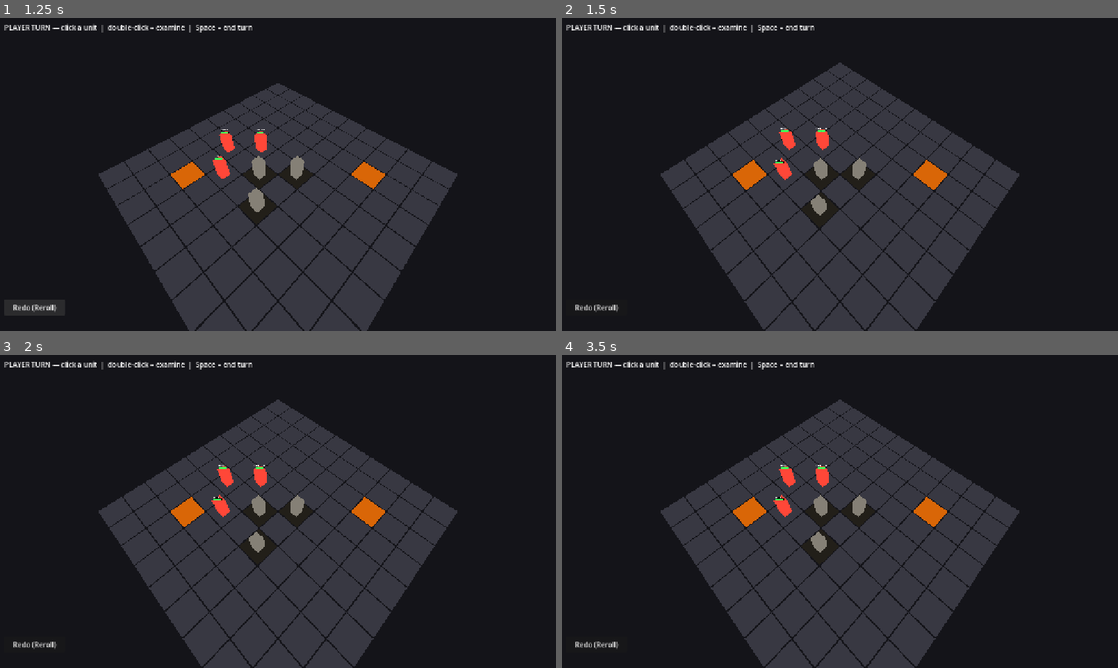
Above: before the commit, frames 1-4 (two rows, left to right).
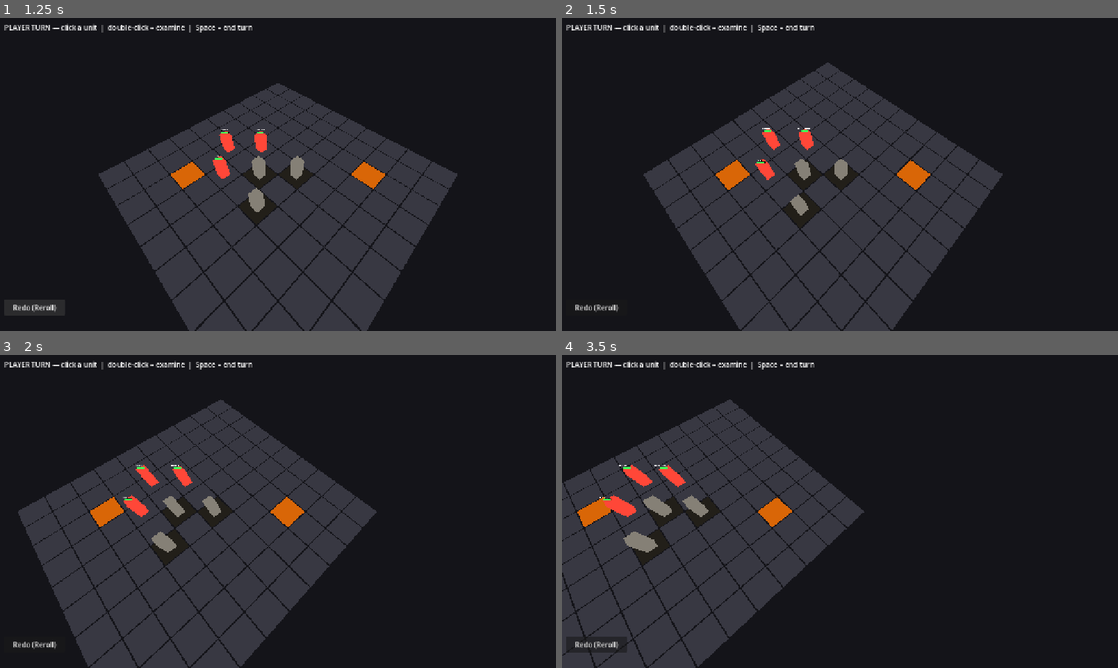
Above: after the commit, the same moments.

Repository: caleb-the-dev/RogueFinder
Game: Godot game, scene res://scenes/combat/CombatScene3D.tscn
Two runs of this game, one before a commit and one after it. Both use one fixed random seed, a clock stepped at 60 frames per second and the inputs below. This scene is started directly instead of the project's main scene. The engine's default icon, where the game draws it, is replaced by a stand-in: a white triangle on a blue panel in a dark square.
Inputs (mouse positions are in pixels of both pictures, inside the frame that each line leads up to):
- Up to frame 1 (1.25 s): click "Redo (Reroll)" at 0.5 s
- Up to frame 2 (1.5 s): tap A at 1.25 s; move the mouse to (962, 158) at 1.27 s; hold D from 1.28 s (still down); tap Q at 1.35 s; click (962, 158) at 1.42 s
- Up to frame 3 (2 s): keep holding D; tap Space at 1.52 s
- Up to frame 4 (3.5 s): release D at 2 s; tap A at 2, 2.75 s; drag from (728, 527) to (812, 574) at 2.02 s; move the mouse to (895, 442) at 2.77 s; hold D from 2.78 s (still down); tap M at 2.85 s

Frame 1 is identical in both runs. In frame 2, 13% of the frame differs, in the area x 14-83%, y 14-100%; in frame 3, 30%; in frame 4, 42%, in the area x 0-83%, y 14-100%.

Commit message:
feat(camera): WASD / arrow-key pan with yaw-relative direction and XZ clamping
Adds _process_pan(delta) to CameraController. Polls WASD + arrow keys each frame,
computes forward/right vectors from _yaw, slides the orbit pivot in XZ space, and
clamps to PAN_MIN/PAN_MAX (-5 to 25). Pan is suppressed while a QTE tween is running
to avoid fighting the tween. Three new headless tests cover direction math and PAN_SPEED
sanity. camera_system.md updated with new constants, input table, and known limitation.

Co-Authored-By: Claude Sonnet 4.6 <noreply@anthropic.com>

Diff:
--- a/rogue-finder/scripts/camera/CameraController.gd
+++ b/rogue-finder/scripts/camera/CameraController.gd
@@ -19,6 +19,9 @@
 const DRAG_SENSITIVITY: float  = 0.4   # yaw degrees per pixel of horizontal drag
 const SHAKE_DURATION: float    = 0.22
 const SHAKE_MAGNITUDE: float   = 0.18
+const PAN_SPEED: float         = 10.0  # pivot units per second (WASD / arrow keys)
+const PAN_MIN: float           = -5.0  # world-space clamp on X and Z
+const PAN_MAX: float           = 25.0
 
 var _yaw: float        = DEFAULT_YAW
 var _elevation: float  = DEFAULT_ELEVATION
@@ -107,7 +110,7 @@
 		_apply_transform()
 		get_viewport().set_input_as_handled()
 
-## --- Per-frame shake update ---
+## --- Per-frame update: shake + WASD pan ---
 
 func _process(delta: float) -> void:
 	if _shake_timer > 0.0:
@@ -123,6 +126,36 @@
 		_shake_offset = Vector3.ZERO
 		_apply_transform()
 
+	# Skip panning while a QTE tween is animating to avoid fighting it
+	if _pivot_tween == null or not _pivot_tween.is_running():
+		_process_pan(delta)
+
+## Polls WASD / arrow keys and slides the orbit pivot in yaw-relative XZ space.
+func _process_pan(delta: float) -> void:
+	var move: Vector2 = Vector2.ZERO
+	if Input.is_key_pressed(KEY_W) or Input.is_key_pressed(KEY_UP):
+		move.y += 1.0
+	if Input.is_key_pressed(KEY_S) or Input.is_key_pressed(KEY_DOWN):
+		move.y -= 1.0
+	if Input.is_key_pressed(KEY_A) or Input.is_key_pressed(KEY_LEFT):
+		move.x -= 1.0
+	if Input.is_key_pressed(KEY_D) or Input.is_key_pressed(KEY_RIGHT):
+		move.x += 1.0
+
+	if move.is_zero_approx():
+		return
+
+	var yaw_rad: float  = deg_to_rad(_yaw)
+	var forward: Vector3 = Vector3(sin(yaw_rad), 0.0, cos(yaw_rad))
+	var right: Vector3   = Vector3(cos(yaw_rad), 0.0, -sin(yaw_rad))
+
+	var pan_delta: Vector3 = (forward * move.y + right * move.x) * PAN_SPEED * delta
+	var new_pos: Vector3 = position + pan_delta
+	new_pos.x = clampf(new_pos.x, PAN_MIN, PAN_MAX)
+	new_pos.z = clampf(new_pos.z, PAN_MIN, PAN_MAX)
+	position = new_pos
+	_apply_transform()
+
 ## --- Transform ---
 
 func _apply_transform() -> void:
--- a/rogue-finder/tests/test_camera_controls.gd
+++ b/rogue-finder/tests/test_camera_controls.gd
@@ -1,17 +1,22 @@
 extends SceneTree
 
 ## --- Unit Tests: Camera Controls Overhaul ---
-## Validates elevation clamping logic and default field value.
-## Does NOT test drag input or camera position math — those are manual.
+## Validates elevation clamping logic, default field values, and pan direction math.
+## Does NOT test drag input, camera position math, or _process — those are manual.
 
 const DEFAULT_ELEVATION: float = 52.0
 const MIN_ELEVATION: float     = 15.0
 const MAX_ELEVATION: float     = 80.0
+const DEFAULT_YAW: float       = 225.0
+const PAN_SPEED: float         = 10.0  # must match CameraController.PAN_SPEED
 
 func _initialize() -> void:
 	_test_elevation_clamp_upper()
 	_test_elevation_clamp_lower()
 	_test_elevation_default()
+	_test_pan_forward_at_default_yaw()
+	_test_pan_forward_at_zero_yaw()
+	_test_pan_speed_positive()
 	print("All camera control tests PASSED.")
 	quit()
 
@@ -41,3 +46,32 @@
 func _test_elevation_default() -> void:
 	assert(DEFAULT_ELEVATION == 52.0,
 		"DEFAULT_ELEVATION must be 52.0, got %s" % DEFAULT_ELEVATION)
+
+## Mirrors _pan_forward_vector() in CameraController.
+func _pan_forward_vector(yaw_deg: float) -> Vector3:
+	var yaw_rad: float = deg_to_rad(yaw_deg)
+	return Vector3(sin(yaw_rad), 0.0, cos(yaw_rad))
+
+## ============================================================
+## Test 4: At DEFAULT_YAW (225°), W-forward points SW (~-0.707, 0, -0.707).
+## ============================================================
+func _test_pan_forward_at_default_yaw() -> void:
+	var fwd: Vector3 = _pan_forward_vector(DEFAULT_YAW)
+	var expected: Vector3 = Vector3(-0.7071, 0.0, -0.7071)
+	assert(fwd.is_equal_approx(expected),
+		"forward at 225° must be ~%s, got %s" % [expected, fwd])
+
+## ============================================================
+## Test 5: At yaw 0°, W-forward points north (+Z: Vector3(0,0,1)).
+## ============================================================
+func _test_pan_forward_at_zero_yaw() -> void:
+	var fwd: Vector3 = _pan_forward_vector(0.0)
+	assert(fwd.is_equal_approx(Vector3(0.0, 0.0, 1.0)),
+		"forward at 0° must be Vector3(0,0,1), got %s" % fwd)
+
+## ============================================================
+## Test 6: PAN_SPEED constant must be positive.
+## ============================================================
+func _test_pan_speed_positive() -> void:
+	assert(PAN_SPEED > 0.0,
+		"PAN_SPEED must be > 0, got %s" % PAN_SPEED)
Not shown, changed: docs/map_directories/camera_system.md
